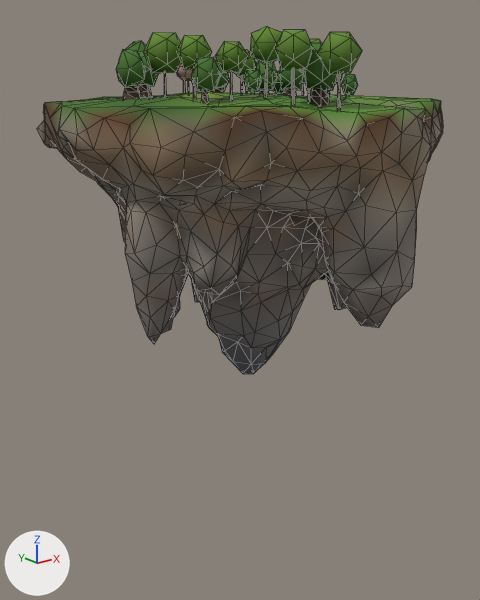
An edit to the glTF model public/assets/models/islands/island-lake-lod2.glb, drawn before and after from the same camera.
The view is the same before and after, from a 50 mm lens placed at (-97.5, -119.5, 2.6), pointed at (-3.9, -2.6, -44.2). The lights are fixed; the arrows at lower left show +X, +Y and +Z. The older version comes first. Mesh edges are drawn as thin lines. Where no turn or scale is listed for an object, it has been applied to the vertices.

The first picture shows 'Silhouette'.
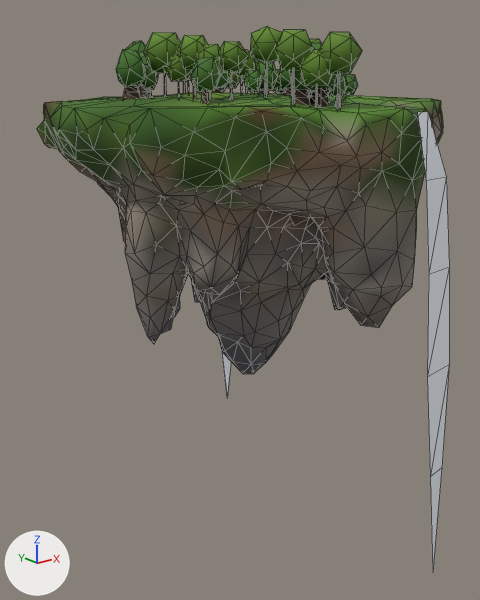
Where the newer file only moved an object's origin or applied its transform, the numbers keep the older frame.

Pixel boxes [x1, y1, x2, y2] of what changed, in the pictures (480 x 600 px):
'Silhouette', reshaped (55% taller): before [37, 26, 443, 374]; after [37, 26, 449, 565]
part 1 of me_silhouette, added (green): after [164, 55, 192, 82]
part 2 of me_silhouette, added: after [141, 65, 158, 89]
part 3 of me_silhouette, added: after [146, 89, 152, 98]
part 4 of me_silhouette, added: after [289, 70, 315, 92]
part 5 of me_silhouette, added: after [295, 90, 311, 106]
part 6 of me_silhouette, added: after [199, 44, 222, 72]
part 7 of me_silhouette, added: after [330, 73, 348, 97]
part 8 of me_silhouette, added: after [315, 86, 318, 108]
part 9 of me_silhouette, added (mostly hidden): after [221, 70, 281, 395]
part 10 of me_silhouette, added: after [299, 49, 449, 565]
part 11 of me_silhouette, recoloured: [37, 92, 442, 266] in both

What changed in the scene script:
```text
Change me_silhouette:
    used by ob_silhouette; location = (1.9, -0.3, -24.5)
    remove me_silhouette.from_pydata(...)  # 1495 vertices, 2726 faces; spans x -44.2..44.2, y -43.4..43.4, z -38.9..38.9
    add me_silhouette.from_pydata(...)  # 1827 vertices, 3236 faces; spans x -44.2..44.2, y -54.5..43.4, z -71.3..38.9
    me_silhouette part 1: the loose piece of 12 vertices spanning x -29.0..-20.1, y -5.8..1.8, z 30.7..38.1 is copied, and the copy is multiplied about its middle by the matrix ((-0.654, 0.244, -0.003), (-0.243, -0.653, -0.037), (-0.016, -0.034, 0.697)), then moved by (1.4, -2.8, -2.7); it spans x -26.0..-20.4, y -7.5..-2.1, z 29.1..34.3
    me_silhouette part 2: the loose piece of 12 vertices spanning x -25.6..-18.1, y 9.1..16.1, z 28.9..37.4 is copied, and the copy is turned 118.4 degrees about the z axis through its middle and scaled by 0.541, then moved by (-5.2, -12.3, -3.2); it spans x -28.9..-25.1, y -1.7..2.3, z 27.6..32.3
    me_silhouette part 3: the loose piece of 10 vertices spanning x -24.3..-20.0, y 9.9..14.3, z 25.7..29.7 is copied, and the copy is scaled about its middle by (0.28, 0.28, 0.609), then moved by (-4.9, -11.9, -0.7); it spans x -27.6..-26.4, y -0.4..0.8, z 25.7..28.2
    me_silhouette part 4: the loose piece of 12 vertices spanning x -13.9..-7.1, y -34.0..-27.5, z 27.4..35.3 is copied, and the copy is multiplied about its middle by the matrix ((-0.836, -0.242, -0.018), (0.242, -0.835, -0.035), (-0.007, -0.039, 0.869)), then moved by (-2.0, 1.8, -0.8); it spans x -15.3..-9.8, y -31.9..-25.9, z 27.1..34.0
    me_silhouette part 5: the loose piece of 10 vertices spanning x -11.6..-7.7, y -32.4..-28.3, z 24.4..28.2 is copied, and the copy is turned 163.8 degrees about the z axis through its middle and scaled by 0.87, then moved by (-3.6, 1.5, -0.1); it spans x -14.7..-11.1, y -30.8..-27.5, z 24.6..27.8
    me_silhouette part 6: the loose piece of 12 vertices spanning x -25.4..-18.4, y -11.3..-5.3, z 31.2..37.4 is copied, and the copy is turned -36 degrees about the z axis through its middle and scaled by 0.874, then moved by (1.7, -2.8, -1.3); it spans x -23.0..-17.5, y -14.2..-7.9, z 30.3..35.7
    me_silhouette part 7: the loose piece of 12 vertices spanning x -13.9..-7.1, y -34.0..-27.5, z 27.4..35.3 is copied, and the copy is turned -146.6 degrees about the z axis through its middle and scaled by 0.522, then moved by (3.2, -1.4, -3.0); it spans x -8.9..-5.7, y -34.0..-30.3, z 26.3..30.4
    me_silhouette part 8: the loose piece of 10 vertices spanning x -16.2..-15.6, y -30.1..-29.4, z 24.6..31.5 is copied, and the copy is scaled about its middle by (-0.596, -0.495, 0.661), then moved by (2.8, -2.9, -1.6); it spans x -13.3..-12.9, y -32.9..-32.5, z 24.1..28.7
    me_silhouette part 9: 48 vertices added at x 8.0..27.3, y 17.3..43.1, z -71.3..33.8
    me_silhouette part 10: 34 vertices added at x -16.8..7.1, y -54.5..-29.2, z -67.7..34.1
    me_silhouette part 11: 522 kept faces spanning x -44.2..44.2, y -43.4..43.4, z -11.6..27.1 get new vertex colours
    other edits to the shape of me_silhouette do not show in these pictures
```
